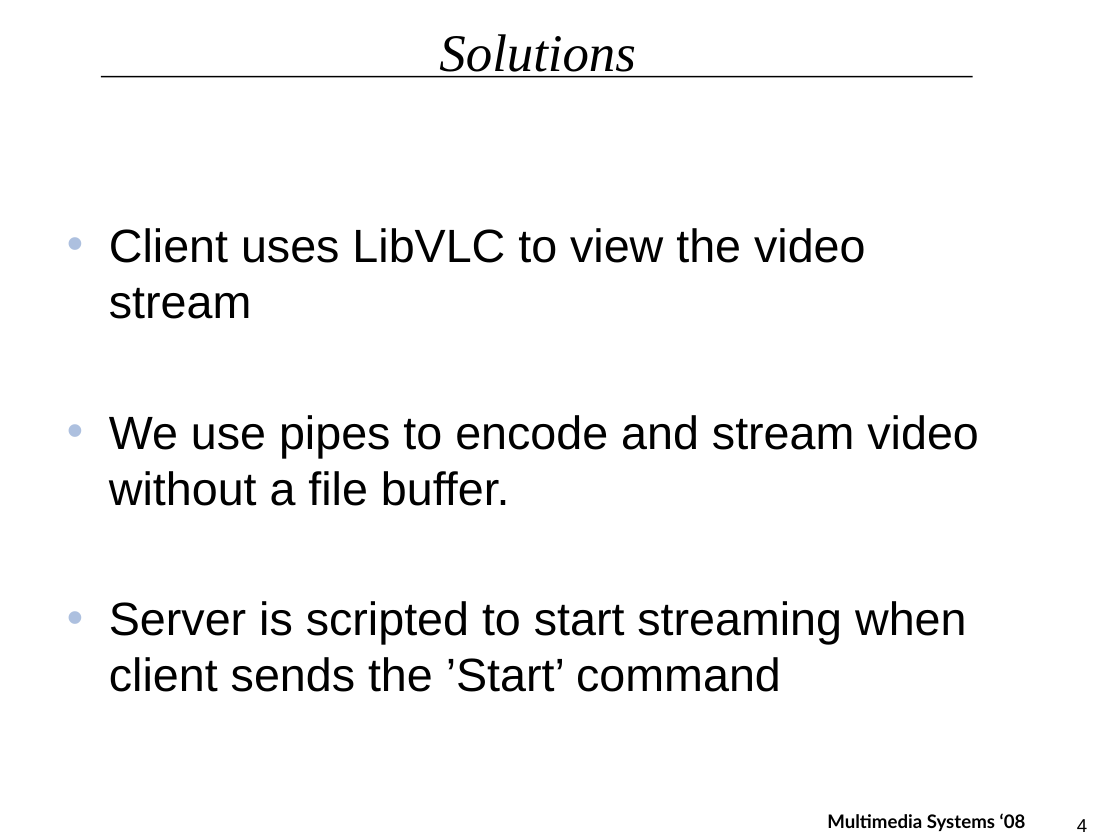
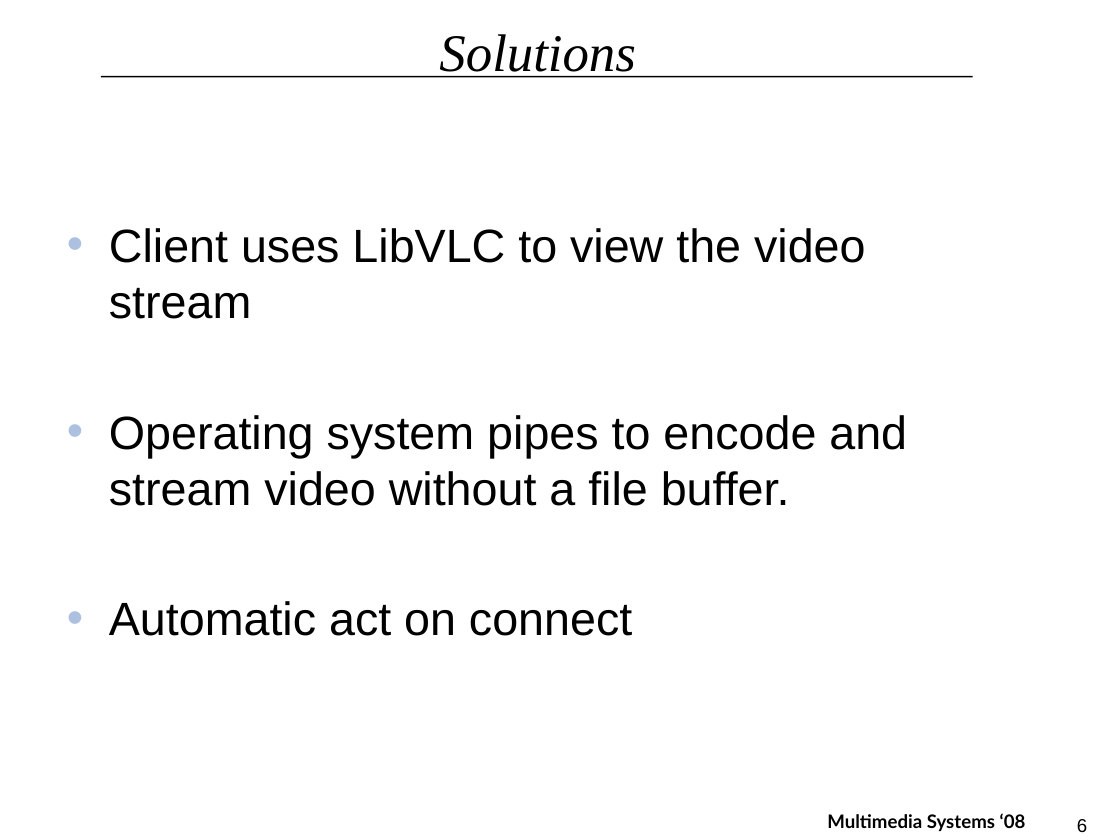
Before and after one commit to tv/C-WG3-1, a slide deck: slide 6 of docs/MMS_Final_Presentation.pptx (slide 4 before the commit). Drawn at 1120x840 pixels with LibreOffice and Linux fonts; fonts in the diff are those of the drawing; background and template pictures are left out. Boxes give left, top, right and bottom in pixels: in the first picture for what was removed or moved away, otherwise in the second. Text is boxed around its words. In the diff, an @@ line names an element or a change of style, - is before the commit and + after.

```diff
--- a/docs/MMS_Final_Presentation.pptx
+++ b/docs/MMS_Final_Presentation.pptx
@@ text at (x1=109, y1=415, x2=907, y2=636): text changed @@
-• We use pipes to encode and stream video without a file buffer.
-• Server is scripted to start streaming when client sends the ’Start’ command
+• Operating system pipes to encode and stream video without a file buffer.
+• Automatic act on connect
@@ page number at (x1=1077, y1=819, x2=1087, y2=833): text changed @@
-4
+6
```
Also in this commit, not shown: 3 other slides changed, 6 slides added, 2 slides removed.
